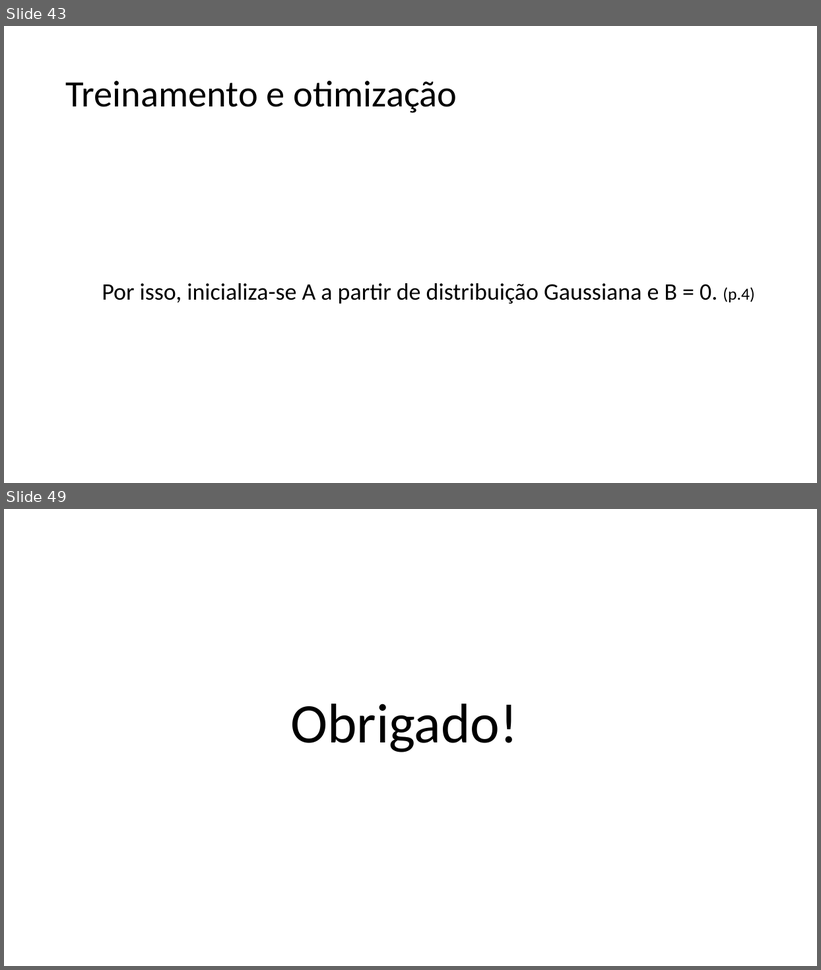
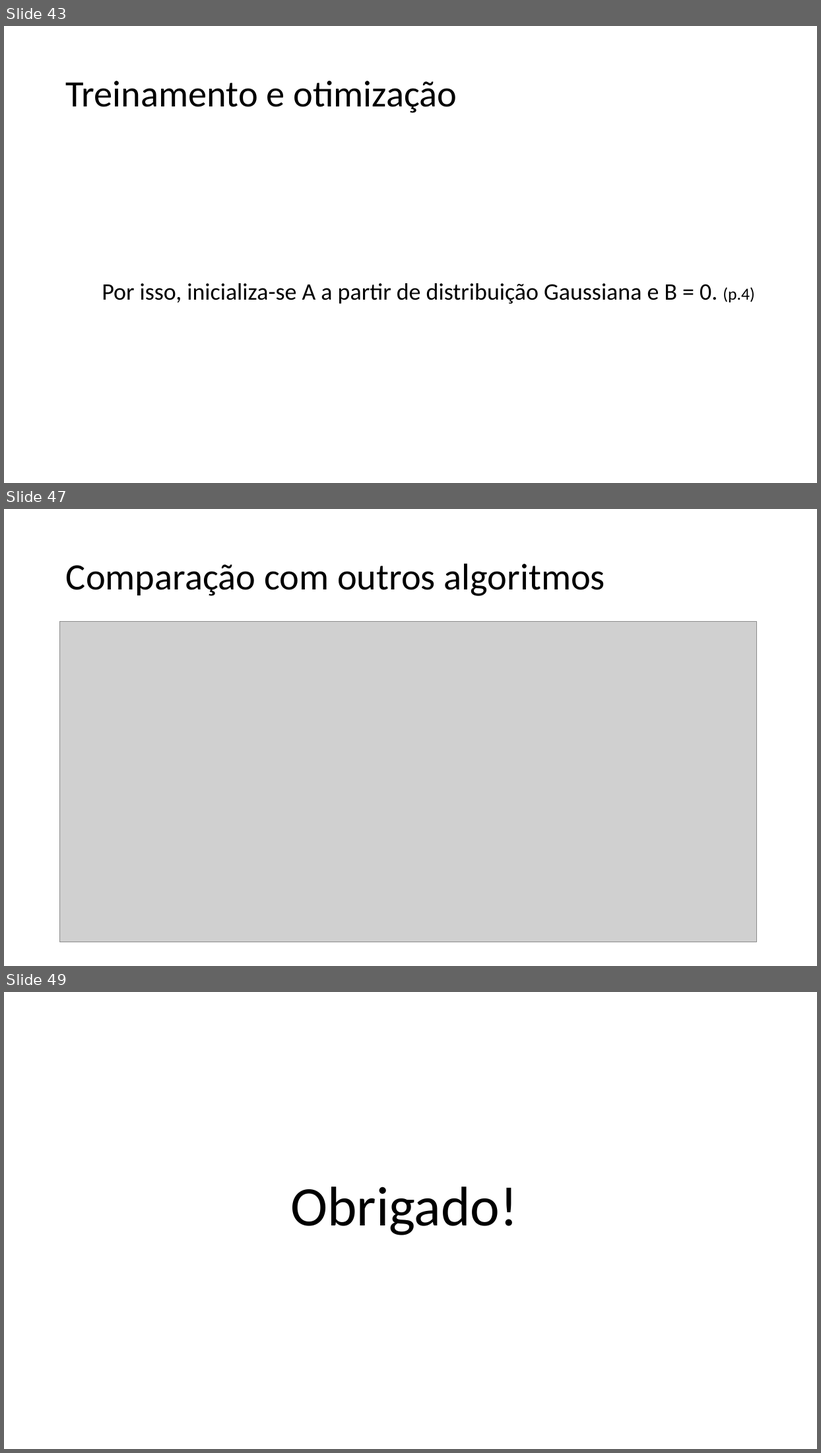
Before and after one commit to guerrato/guerrato_967_tp558, a slide deck: seminarios/ciclo 2/TP558_LoRA.pptx. Shown one above the other, each under a label of ours: slides 43 and 49 before the commit, slides 43, 47 and 49 after it; the slides between them are not shown. The pictures are 821x970 and 821x1453 pixels, drawn with LibreOffice and Linux fonts; fonts in the diff are those of the drawing; grey boxes stand for pictures. Boxes give left, top, right and bottom in pixels: in the first picture for what was removed or moved away, otherwise in the second. Text is boxed around its words. In the diff, an @@ line names an element or a change of style, - is before the commit and + after.

```diff
--- a/seminarios/ciclo 2/TP558_LoRA.pptx
+++ b/seminarios/ciclo 2/TP558_LoRA.pptx
@@ slide 47 added at bbox=[4, 509, 817, 966], background #FFFFFF @@
@@ title added at bbox=[66, 563, 605, 596], 44 pt, text #000000 @@
+Comparação com outros algoritmos
@@ picture added at bbox=[60, 622, 757, 942] @@
```
Also in this commit, not shown: 6 slides changed, 1 other file.
